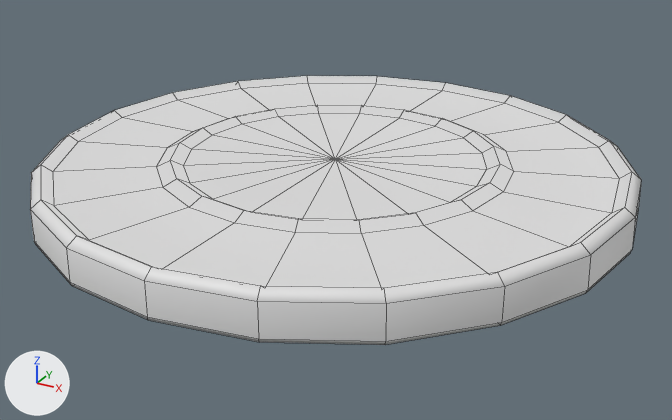
A saved change to the FBX model A_Gods_Draw/Assets/Models/Props/Coin/Prop_Coin_MDL_v1.fbx.
Rendered twice from a camera (50 mm lens) standing at (0.0703, -0.1275, 0.0575) and looking at (0.0012, -0.0019, -0.0052). Every picture has the same lights, and +X, +Y and +Z are marked at lower left. Mesh edges are drawn as thin lines. Where no turn or scale is listed for an object, it has been applied to the vertices.

Names of what the first picture shows: 'Coin_LP'.
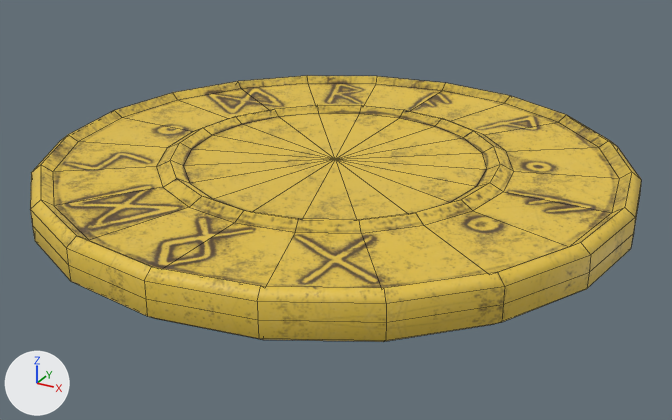
What the commit changed:
Picture 'Coin_AlbedoTransparency_v1.png' (img_coin_albedotransparency_v1_png) is new.
In material 'Coin_M' (mat_coin_m), base_color is no longer (0.753, 0.753, 0.753), light grey #e1e1e1.
In material 'Coin_M' (mat_coin_m), texture is now set to img_coin_albedotransparency_v1_png.
me_mesh is used by ob_coin_lp; location (0.0, 0.0, 0.0006).
me_mesh had 162 vertices, 180 faces and spanned x -0.0492..0.0492, y -0.0491..0.0495, z -0.0036..0.0036.
me_mesh now has 262 vertices, 280 faces and spans x -0.0492..0.0492, y -0.0491..0.0493, z -0.0039..0.0036.
Part 1, on me_mesh:
5 vertices are removed from x -0.0152..0.0468, y -0.0468..0.0, z -0.0036..-0.0027.
33 faces are deleted.
6 vertices in x -0.0491..0.0288, y -0.0397..0.0467, z -0.0034 move by (0.0, 0.0, 0.0007).
4 vertices in x -0.0492..0.0492, y -0.0289..0.0398, z -0.0027 move by (0.0, 0.0, 0.0026).
23 vertices move from x -0.0471..0.049, y -0.049..0.0495, z -0.0035..-0.0027 to x -0.0469..0.0491, y -0.0474..0.0493, z -0.0039..-0.0001.
100 vertices are added at x -0.0474..0.0467, y -0.0467..0.0474, z -0.0039..-0.0001.
5 new vertices lie (0.0, 0.0, -0.0025) away from vertices in x -0.0152..0.0467, y -0.0491..-0.0152, z 0.0024.
133 new faces join them.
me_mesh part 2: 14 kept faces spanning x -0.0492..0.0492, y -0.0491..0.0493, z -0.0039..-0.0001 get new texture (UV) coordinates.

Location of each change, [x1, y1, x2, y2] in pixels of the pictures (672 x 420 px):
'Coin_LP', surface changed, reshaped (white to yellow): before [30, 76, 641, 345]; after [30, 76, 641, 342]
part 1 of me_mesh, built on: before [30, 186, 641, 345]; after [30, 186, 641, 342]
part 2 of me_mesh, surface changed: before [148, 317, 259, 342]; after [152, 317, 260, 339]
